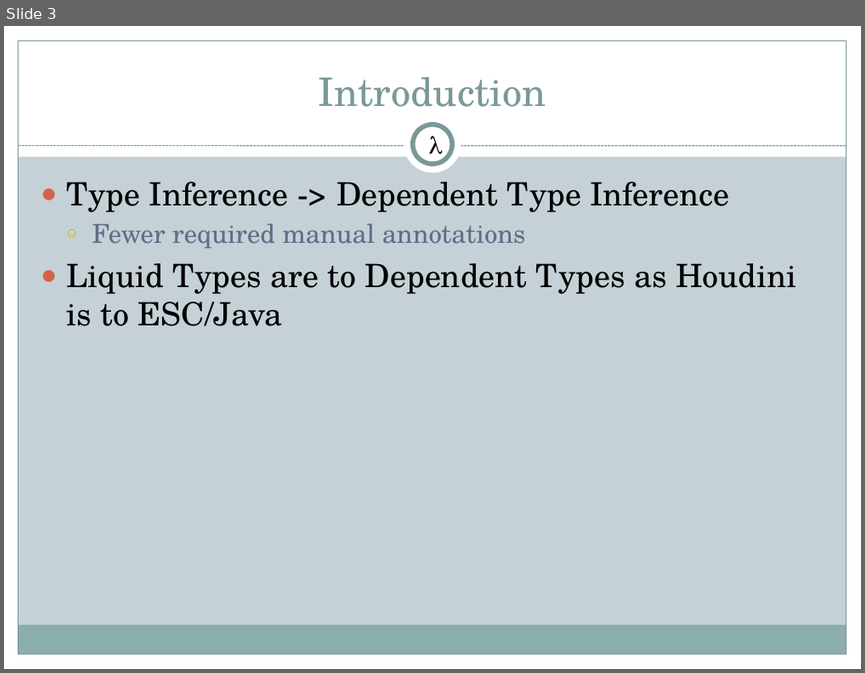
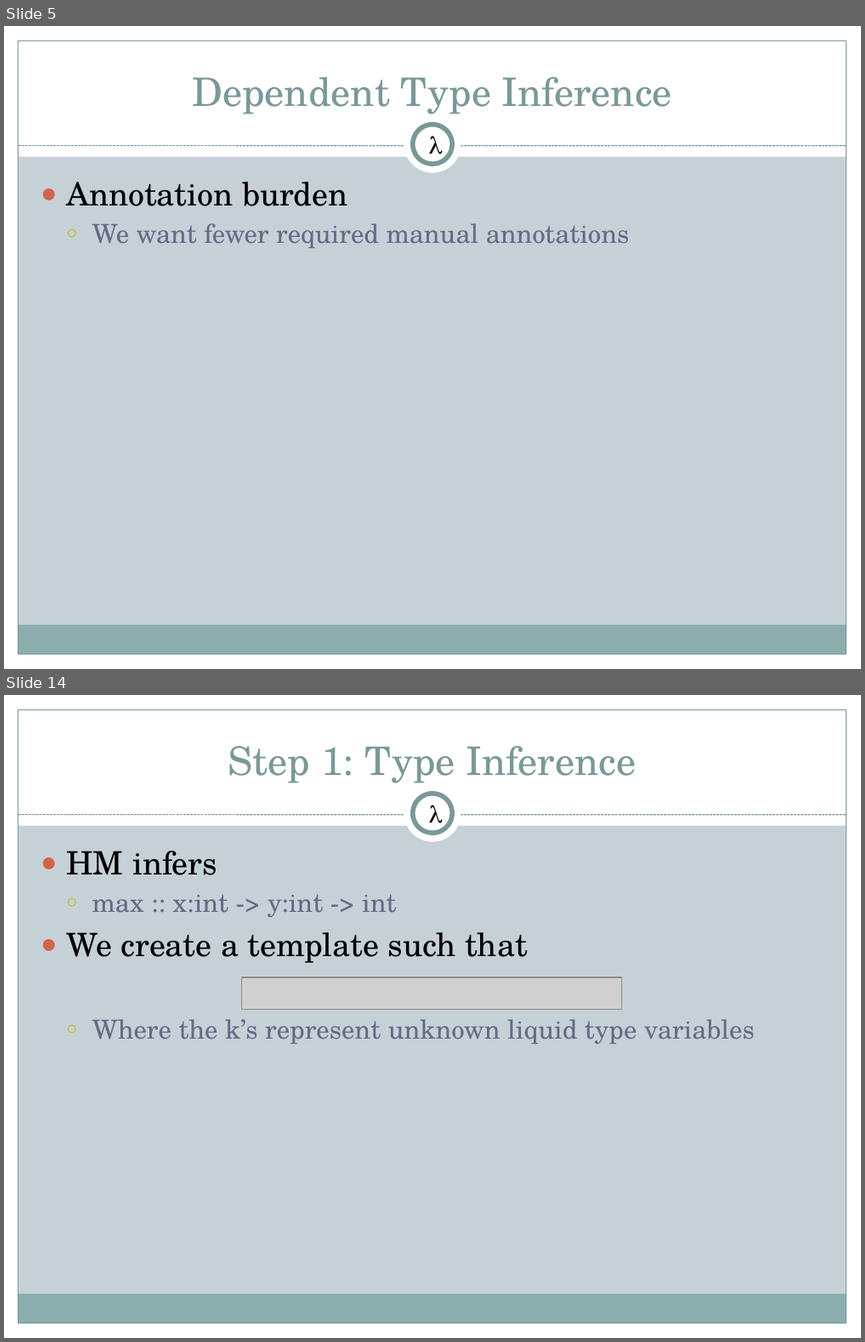
Before and after one commit to 2016rshah/CS395T, a slide deck: liquid-types.pptx. Shown one above the other, each under a label of ours: slide 3 before the commit, slides 5 and 14 after it; the slides between them are not shown. The pictures are 865x673 and 865x1342 pixels, drawn with LibreOffice and Linux fonts; fonts in the diff are those of the drawing; grey boxes stand for pictures. Boxes give left, top, right and bottom in pixels: in the first picture for what was removed or moved away, otherwise in the second. Text is boxed around its words. In the diff, an @@ line names an element or a change of style, - is before the commit and + after.

```diff
--- a/liquid-types.pptx
+++ b/liquid-types.pptx
@@ slide 14 added at <box>4,695,861,1338</box>, background #C5D1D7; not listed: 9 template elements that a slide beside it also shows @@
@@ title added at <box>228,746,636,783</box>, 33 pt, text #7C999A @@
+Step 1: Type Inference
@@ text added at <box>428,805,443,830</box>, 20 pt, text #000000 @@
+λ
@@ text added at <box>66,851,755,1043</box>, 22 pt, text #646B86 @@
+● HM infers
+  ○ max :: x:int -> y:int -> int
+● We create a template such that
+  ○ Where the k’s represent unknown liquid type variables
@@ picture added at <box>242,977,622,1009</box> @@
@@ what was slide 3 is now slide 5 @@
@@ slide 5 changed as well @@
@@ title at <box>192,77,672,114</box>: text changed @@
-Introduction
+Dependent Type Inference
@@ text at <box>66,182,630,248</box>: text changed; size 27 to 22 pt; text colour #000000 to #646B86 @@
-● Type Inference -> Dependent Type Inference
-  ○ Fewer required manual annotations
-● Liquid Types are to Dependent Types as Houdini is to ESC/Java
+● Annotation burden
+  ○ We want fewer required manual annotations
```
Also in this commit, not shown: 5 other slides changed, 29 other slides added, 1 slide removed, 2 other files.
